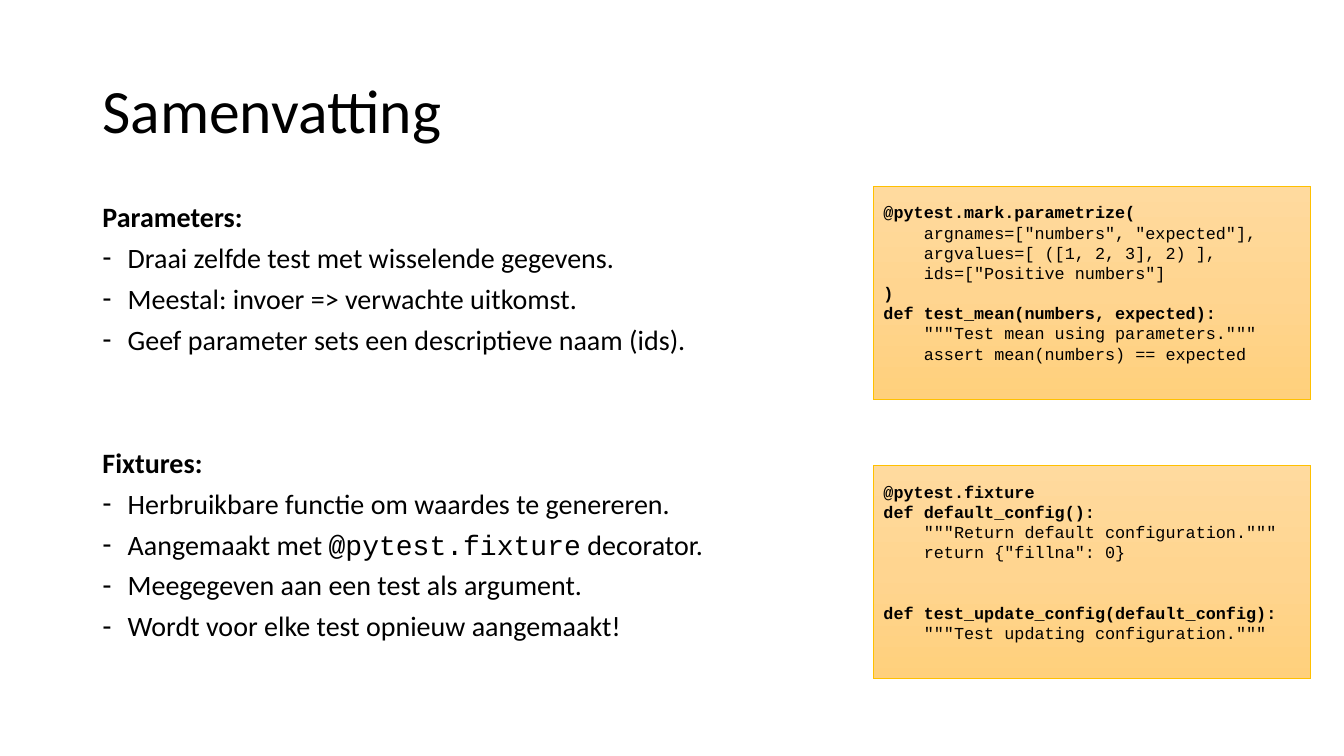
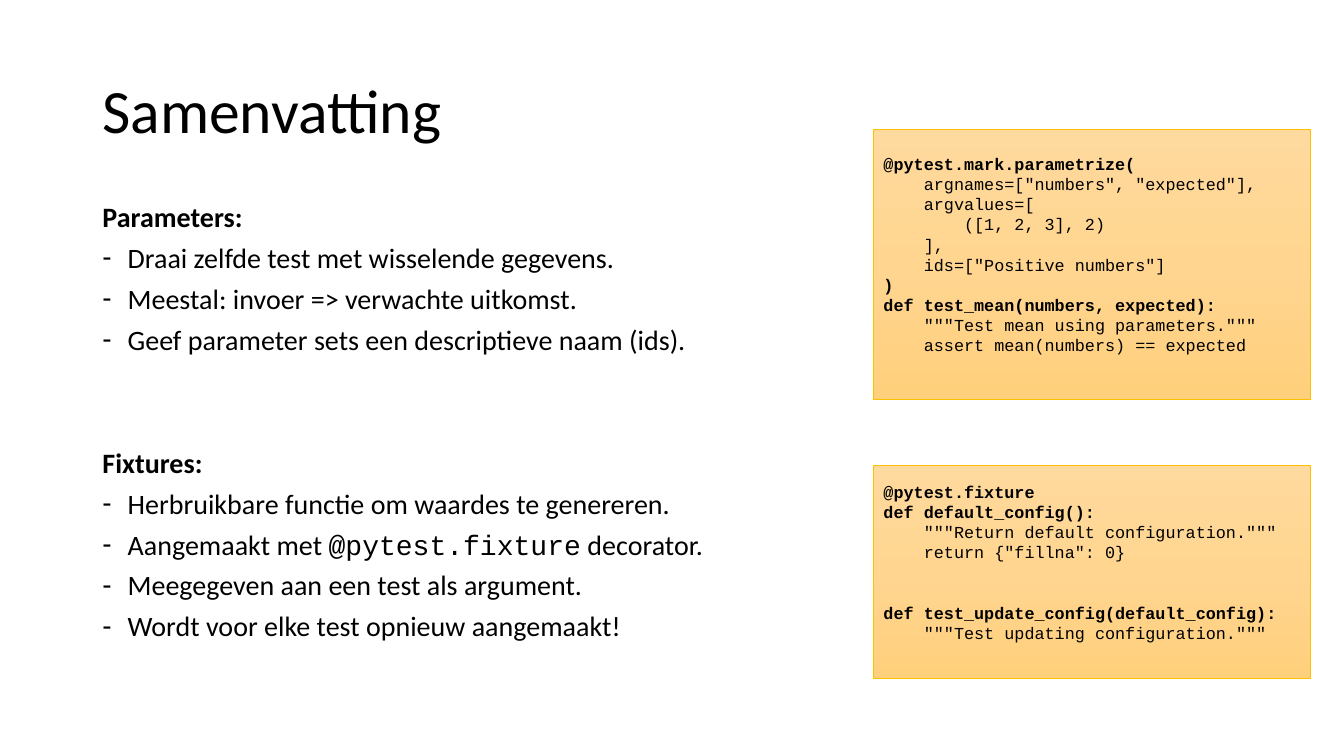
Before and after one commit to LFKoning/knowledge-sharing, a slide deck: slide 12 of unit_tests/kennissessie_unit_testing.pptx (slide 10 before the commit). Drawn at 1344x756 pixels with LibreOffice and Linux fonts; fonts in the diff are those of the drawing. Boxes give left, top, right and bottom in pixels: in the first picture for what was removed or moved away, otherwise in the second. Text is boxed around its words. In the diff, an @@ line names an element or a change of style, - is before the commit and + after.

```diff
--- a/unit_tests/kennissessie_unit_testing.pptx
+++ b/unit_tests/kennissessie_unit_testing.pptx
@@ rectangle "@pytest.mark.parametrize(": place and size @@
-rectangle "@pytest.mark.parametrize(" at box(874, 187, 1311, 399)
+rectangle "@pytest.mark.parametrize(" at box(874, 129, 1311, 399)
@@ text in rectangle at box(924, 198, 1105, 234): text changed @@
-argvalues=[ ([1, 2, 3], 2) ],
+argvalues=[
+([1, 2, 3], 2)
+],
```
Also in this commit, not shown: 6 other slides changed, 2 slides added, 17 other files.
